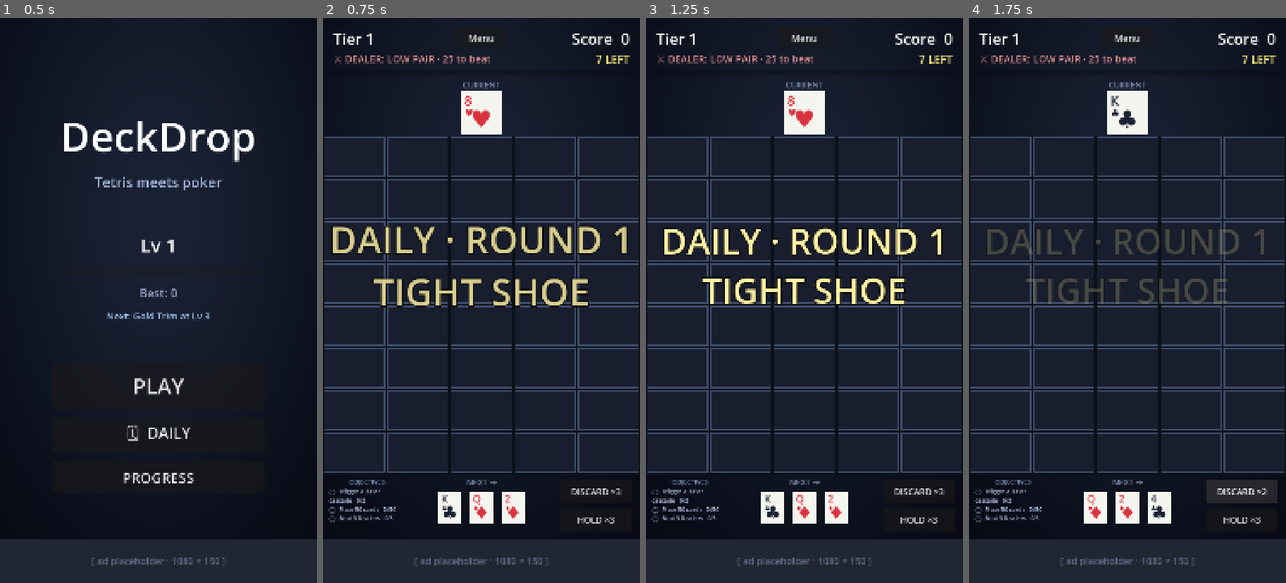
Above: before the commit, frames 1-4 (left to right).
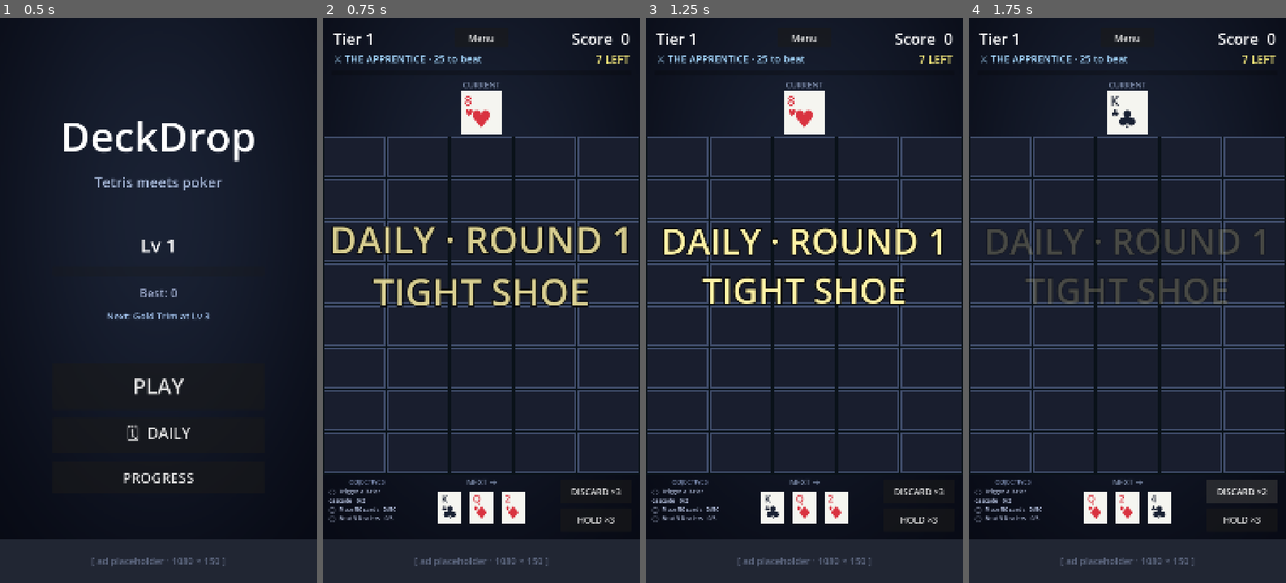
Above: after the commit, the same moments.

Repository: KrisCagle/Godot-CardStack
Game: Godot game, scene res://scenes/Title.tscn
The game is run twice, just before and just after one commit, with the same random seed, the same clock (stepped at 60 frames per second) and the same inputs.
Inputs:
- Up to frame 1 (0.5 s): no input
- Up to frame 2 (0.75 s): click "🗓 DAILY" at 0.5 s
- Up to frame 3 (1.25 s): no input
- Up to frame 4 (1.75 s): click "DISCARD ×3" at 1.25 s

Frame 1 is identical in both runs. In frame 2, 0.5% of the frame differs, in the area x 3-53%, y 6-9%; in frame 3, 0.5%; in frame 4, 0.5%.

Commit message:
Add named dealer characters (replaces generic 'Pair / Two Pair / ...')
dealer.gd refactored: TIER_TARGETS replaced with ROSTER, a list of 10
named dealer characters each with id, name, score, color, and a
one-liner description. Targets match the previous numeric curve so
existing balance tuning carries over — pure personality layer.

The Roster (Lv1 → Lv10):
  The Apprentice (25)   — Pair of low cards, easy mark
  The Hustler    (100)  — Quick to bet, quick to bluff
  The Sharp      (160)  — Reads the table cold
  The Magician   (240)  — Sleight of hand
  The Whale      (360)  — Plays big, pays bigger
  The Cheat      (500)  — Always one card up
  The Royal      (700)  — Demands the crown
  The Boss       (950)  — House never loses
  The Ace        (1400) — Top of the deck
  The Legend     (2500) — Royalty of the floor

HUD changes:
  - Dealer info line shows the dealer's name instead of generic hand
    name: "⚔ THE HUSTLER · 100 to beat"
  - Label is modulated to the dealer's color, so each tier visibly
    shifts hue as you climb (warm gold for Hustler → red Boss → gold
    Legend).

Round splash on dealer beat now reveals the next dealer:
  "ROUND 2
   — THE HUSTLER —"

Round 1 splash still shows the run modifier name (set in
_start_new_game) so both run-start mechanics are surfaced.

Diff:
--- a/DeckDrop/scripts/dealer.gd
+++ b/DeckDrop/scripts/dealer.gd
@@ -1,27 +1,69 @@
 class_name Dealer
 extends RefCounted
-## Dealer target generator. Static lookup keyed off the player's current tier.
+## Named dealer characters. Each dealer occupies one tier; player progresses
+## through the roster by beating successive dealers. Each entry has a color
+## (used to tint the HUD dealer line + the round-transition splash) and a
+## one-liner description for flavour.
 ##
-## We don't generate actual 5-card hands here — only the target score the player
-## must beat in their 5-placement round. The hand *name* is shown as flavour text
-## ("DEALER: PAIR · 100 to beat") so the player has a sense of what they're up
-## against without needing the dealer's cards on screen.
+## All target scores match the previous numeric curve so existing balance
+## tuning carries over — this refactor adds personality without shifting math.
 
-const TIER_TARGETS := [
-	{"name": "Low Pair",       "score": 25},
-	{"name": "Pair",           "score": 100},
-	{"name": "Two Pair",       "score": 160},
-	{"name": "Trips",          "score": 240},
-	{"name": "Straight",       "score": 360},
-	{"name": "Flush",          "score": 500},
-	{"name": "Full House",     "score": 700},
-	{"name": "Quads",          "score": 950},
-	{"name": "Straight Flush", "score": 1400},
-	{"name": "Royal Flush",    "score": 2500},
+const ROSTER := [
+	{
+		"id": "apprentice", "name": "The Apprentice",
+		"score": 25,   "color": Color(0.65, 0.85, 1.00),
+		"description": "Pair of low cards — easy mark",
+	},
+	{
+		"id": "hustler", "name": "The Hustler",
+		"score": 100,  "color": Color(0.95, 0.78, 0.45),
+		"description": "Quick to bet, quick to bluff",
+	},
+	{
+		"id": "sharp", "name": "The Sharp",
+		"score": 160,  "color": Color(0.55, 0.95, 0.70),
+		"description": "Reads the table cold",
+	},
+	{
+		"id": "magician", "name": "The Magician",
+		"score": 240,  "color": Color(0.80, 0.55, 1.00),
+		"description": "Sleight of hand",
+	},
+	{
+		"id": "whale", "name": "The Whale",
+		"score": 360,  "color": Color(0.45, 0.85, 1.00),
+		"description": "Plays big — pays bigger",
+	},
+	{
+		"id": "cheat", "name": "The Cheat",
+		"score": 500,  "color": Color(1.00, 0.55, 0.50),
+		"description": "Always one card up",
+	},
+	{
+		"id": "royal", "name": "The Royal",
+		"score": 700,  "color": Color(0.95, 0.85, 0.40),
+		"description": "Demands the crown",
+	},
+	{
+		"id": "boss", "name": "The Boss",
+		"score": 950,  "color": Color(1.00, 0.45, 0.55),
+		"description": "House never loses",
+	},
+	{
+		"id": "ace", "name": "The Ace",
+		"score": 1400, "color": Color(0.45, 1.00, 0.85),
+		"description": "Top of the deck",
+	},
+	{
+		"id": "legend", "name": "The Legend",
+		"score": 2500, "color": Color(1.00, 0.85, 0.25),
+		"description": "Royalty of the floor",
+	},
 ]
 
 
-# Returns {name: String, score: int} for the given tier. Clamps to table bounds.
+# Returns {id, name, score, color, description} for the given tier.
+# Clamps to roster bounds.
 static func target_for_tier(tier: int) -> Dictionary:
-	var idx := clampi(tier - 1, 0, TIER_TARGETS.size() - 1)
-	return TIER_TARGETS[idx].duplicate()
+	var idx := clampi(tier - 1, 0, ROSTER.size() - 1)
+	return ROSTER[idx].duplicate(true)
--- a/DeckDrop/scripts/game.gd
+++ b/DeckDrop/scripts/game.gd
@@ -351,7 +351,8 @@
 		SaveData.update_max_stat("highest_dealer_tier", _dealer_tier)
 		if _dealer_tier >= 5:
 			_try_achievement("marathon")
-		_show_round_splash("ROUND %d" % _dealer_tier)
+		_show_round_splash("ROUND %d" % _dealer_tier,
+			"— %s —" % String(_dealer_target.get("name", "?")).to_upper())
 	else:
 		print("[dealer] %s (%d) WINS — best %d not enough" \
 			% [dealer_name, dealer_score, _round_best_score])
@@ -745,7 +746,9 @@
 func _refresh_dealer_hud() -> void:
 	var dealer_name: String = String(_dealer_target.get("name", "?"))
 	var dealer_score: int = int(_dealer_target.get("score", 0))
-	dealer_info_label.text = "⚔ DEALER: %s · %d to beat" % [dealer_name.to_upper(), dealer_score]
+	var dealer_color: Color = _dealer_target.get("color", Color(0.85, 0.55, 0.55))
+	dealer_info_label.text = "⚔ %s · %d to beat" % [dealer_name.to_upper(), dealer_score]
+	dealer_info_label.modulate = dealer_color
 	var left := _active_round_length - _round_placements
 	round_counter_label.text = "%d LEFT" % left
 	if left <= 1:
